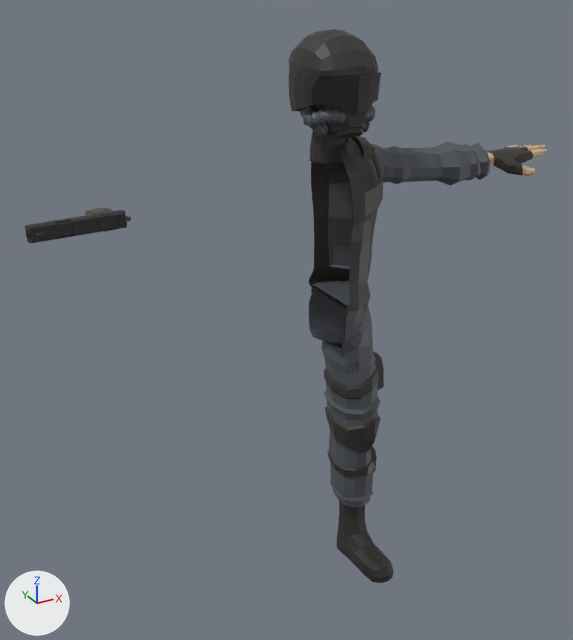
An edit to the glTF model web/res/swat.glb, drawn before and after from the same camera.
The view is the same before and after, from a camera (50 mm lens) standing at (-1.251, -1.984, 2.0) and looking at (-0.131, 0.053, 0.981). The axes (+X, +Y, +Z) are drawn at lower left. The lights are the same throughout. Vertices at the same position are counted once.

The scene before the commit, as lines of its bpy script (objects in view):
```python
ob_pistol = bpy.data.objects.new('Pistol', me_cube_204)
ob_pistol.location = (0.0, 0.074, 0.0)
ob_swat_body = bpy.data.objects.new('Swat_Body', me_cube_018)
ob_swat_body.location = (0.0, 0.074, 0.0)
ob_swat_feet = bpy.data.objects.new('Swat_Feet', me_cube_024)
ob_swat_feet.location = (0.0, 0.074, 0.0)
ob_swat_head = bpy.data.objects.new('Swat_Head', me_cube_037)
ob_swat_head.location = (0.0, 0.074, 0.0)
ob_swat_legs = bpy.data.objects.new('Swat_Legs', me_cube_023)
ob_swat_legs.location = (0.0, 0.074, 0.0)
```
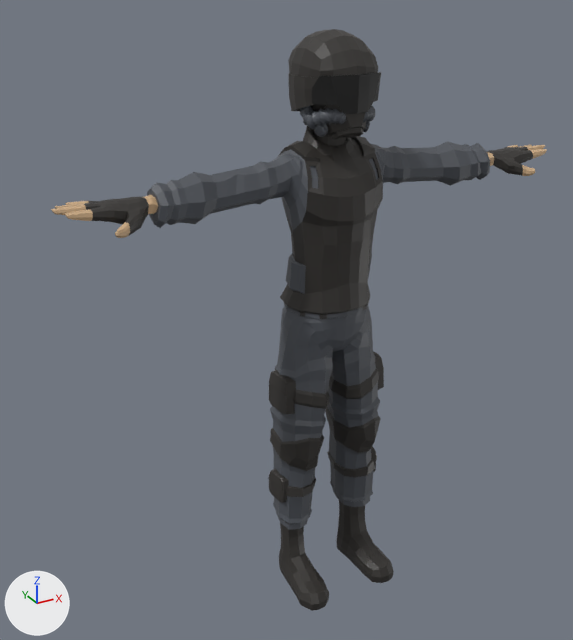
Location of each change, [x1, y1, x2, y2] in pixels of the pictures (573 x 640 px):
```json
{"object": "Swat_Body", "change": "reshaped", "before": [308, 136, 547, 311], "after": [51, 126, 547, 315], "on screen": "107% wider, 8% taller"}
{"object": "Swat_Legs", "change": "reshaped", "before": [309, 281, 384, 507], "after": [268, 303, 384, 530]}
{"object": "Swat_Feet", "change": "reshaped", "before": [336, 500, 394, 583], "after": [279, 500, 394, 611], "on screen": "97% wider, 33% taller"}
{"object": "Pistol", "change": "deleted", "before": [25, 208, 131, 243], "on screen": "black", "faces in mat_black (black #242424)": [25, 210, 127, 243]}
{"part": 1, "of": "me_cube_018", "change": "added", "after": [51, 126, 354, 315]}
{"part": 2, "of": "me_cube_024", "change": "added", "after": [279, 523, 329, 611], "on screen": "black"}
{"part": 3, "of": "me_cube_023", "change": "added", "after": [269, 370, 296, 414], "on screen": "black"}
{"part": 4, "of": "me_cube_023", "change": "added", "after": [268, 469, 289, 503], "on screen": "black"}
{"part": 5, "of": "me_cube_023", "change": "added", "after": [270, 303, 348, 530], "on screen": "black"}
```

Scene script edits in JSON lines:
```json
{"block": "me_cube_018", "where": "# used by ob_swat_body; location = (0.0, 0.074, 0.0)"}
{"op": "remove", "block": "me_cube_018", "code": "me_cube_018.from_pydata(...)  # 796 vertices, 1553 faces; spans x 0.0..0.838, y -0.194..0.067, z 1.03..1.58"}
{"op": "add", "block": "me_cube_018", "code": "me_cube_018.from_pydata(...)  # 1555 vertices, 3106 faces; spans x -0.838..0.838, y -0.194..0.067, z 1.03..1.58"}
{"block": "me_cube_018", "change": "me_cube_018 part 1: 759 vertices added at x -0.838..-0.021, y -0.194..0.061, z 1.03..1.58"}
{"block": "me_cube_024", "where": "me_cube_024.from_pydata(...)  # 142 vertices, 280 faces; spans x 0.075..0.192, y -0.278..0.001, z -0.001..0.287"}
{"block": "me_cube_024", "where": "# used by ob_swat_feet; location = (0.0, 0.074, 0.0)"}
{"block": "me_cube_024", "change": "me_cube_024 part 2: the loose piece of 142 vertices spanning x 0.075..0.192, y -0.278..0.001, z -0.001..0.287 is copied, and the copy is mirrored in x about the mesh origin; it spans x -0.192..-0.075, y -0.278..0.001, z -0.001..0.287"}
{"block": "me_cube_023", "where": "# used by ob_swat_legs; location = (0.0, 0.074, 0.0)"}
{"op": "remove", "block": "me_cube_023", "code": "me_cube_023.from_pydata(...)  # 461 vertices, 890 faces; spans x 0.0..0.204, y -0.174..0.064, z 0.22..1.059"}
{"op": "add", "block": "me_cube_023", "code": "me_cube_023.from_pydata(...)  # 899 vertices, 1779 faces; spans x -0.204..0.204, y -0.174..0.064, z 0.22..1.059"}
{"block": "me_cube_023", "change": "me_cube_023 part 3: the loose piece of 32 vertices spanning x 0.15..0.191, y -0.129..0.002, z 0.682..0.821 is copied, and the copy is mirrored in x about the mesh origin; it spans x -0.191..-0.15, y -0.129..0.002, z 0.682..0.821"}
{"block": "me_cube_023", "change": "me_cube_023 part 4: the loose piece of 48 vertices spanning x 0.159..0.204, y -0.106..-0.008, z 0.335..0.441 is copied, and the copy is mirrored in x about the mesh origin; it spans x -0.204..-0.159, y -0.106..-0.008, z 0.335..0.441"}
{"block": "me_cube_023", "change": "me_cube_023 part 5: 358 vertices added at x -0.192..-0.011, y -0.171..0.064, z 0.22..1.059"}
{"op": "remove", "block": "ob_pistol", "code": ["ob_pistol = bpy.data.objects.new('Pistol', me_cube_204)", "ob_pistol.location = (0.0, 0.074, 0.0)"]}
```
